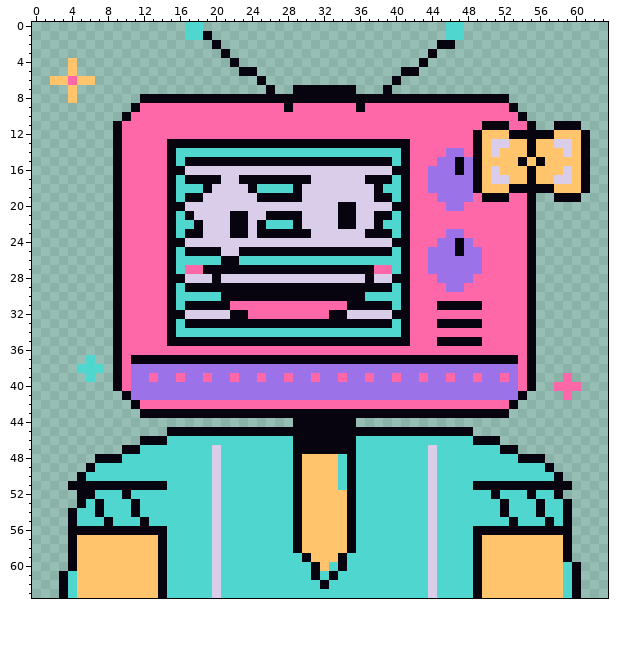
Pixel-art file, stored at art/cast/hypno/implement-bust-v2.aseprite. Above, as it was before the edit.
64x64 pixels, 1 frame.
New version:
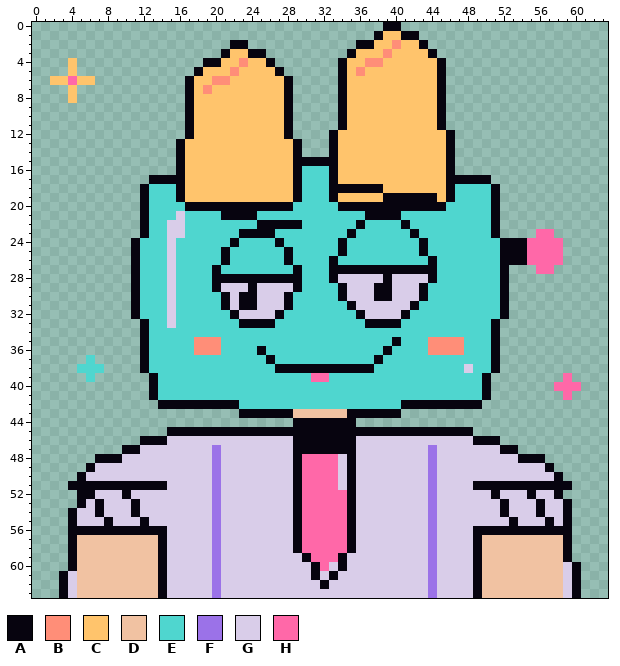
Palette (. is transparent): A #07040f  B #ff8e78  C #ffc46c  D #f1c2a2  E #4fd6cf  F #9b72e8  G #d9cde9  H #ff68a8
Difference:
layer "acc" removed
Changed rows in their new state; - is an unchanged pixel.
first column x 4:
 0 -------------..--------------------AA-----..--------------
 1 -------------...------------------ACCAA---..--------------
 2 ----------------.-AA------------AACCBCCA-..---------------
 3 ------------------CCAA---------ACCCBCCCC------------------
 4 ---------------AACCBCCA-------ACCBBCCCCCCA----------------
 5 --------------ACCCBCCCCA------ACBCCCCCCCCA----------------
 6 -------------ACCBBCCCCCCA-----ACCCCCCCCCCA----------------
 7 -------------ACBCCCCCCCCA.....-CCCCCCCCCCA----------------
 8 --------.....-CCCCCCCCCC-.....-CCCCCCCCCC-.......---------
 9 -------......ACCCCCCCCCC-.....ACCCCCCCCCCA........--------
10 ------.......ACCCCCCCCCCA.....ACCCCCCCCCCA.........-------
11 -----........ACCCCCCCCCCA.....ACCCCCCCCCCA..........--...-
12 -----........ACCCCCCCCCCA....ACCCCCCCCCCCCA...............
13 -----.......-CCCCCCCCCCCC-...-CCCCCCCCCCCCA...............
14 -----.......ACCCCCCCCCCCCA...ACCCCCCCCCCCCA...............
15 -----.......ACCCCCCCCCCCC-----CCCCCCCCCCCCA...............
16 -----.......-CCCCCCCCCCCCAEEEACCCCCCCCCCCCA...............
17 -----....AA-ACCCCCCCCCCCC-EEEACCCCCCCCCCCCAAA-A...........
18 -----...AEEEACCCCCCCCCCCC-EEEAAAAA-CCCCCCCAEEEEA..........
19 -----...AEEEACCCCCCCCCCCC-EEEACCCCC-A-AAACAEEEE-....--...-
20 -----...AEEEEAAAAAAAAAAAAEEEEE--AAAA--AAAAEEEEEA....------
21 -----...AEEEGEEEEA--AEEEEEEEEEEEEA--AEEEEEEEEEEA....------
22 -----...AEEGG-EEEEEEE-AAA-EEEEEEAEE---EEEEEEEEEA....------
23 -----...AEEGGEEEEEE-A--EEEEEEEEAEEEE-EAEEEEEEEEA....HH----
24 -----..AEEEGEEEEEEAEEEEAEEEEEEAEEEEEEEEAEEEEEEEEAAAHHHH---
25 -----..AEEEG-EEEEAEEEEEE-EEEEE-EEEEE-EEAEEEEEEEEAAAHHHH---
26 -----..AEEEG------E-----A----A-------EEEAEEEEEEEAAAHHHH---
27 -----..AEEEG-EEE-EEEEEEEE-EEE-----AAA-AAAEEEEEEEA...HH----
28 -----..AEEEGEEEE-AAAAAAAAAEEEA---G-AGGGGAEEEEEEEA...------
29 -----..AEEEG-EEE-GGG-GGGG-EEEE-GGG--GGGAEEEEEEEEA...------
30 -----..AEEEG------G--GGG-EEEEE-GGGAAGGGAEEEEEEEEA...------
31 -----..AEEEG-EEEE-GAAGGGAEEEEEE-GGGGGGAEEEEEEEEEA...------
32 -----..AEEEGEEEEEE-GGGGAEEEEEEEEA---G-EEEEEEEEEEA...------
33 -----...AEEG-EEEEEE----EEEEEEEEEE---AEEEEEEEEEEA....------
34 -----...AEEE-------------------------EEEEEEEEEEA....------
35 -----...AEEEEEBBBEEEEEEEEEEEEEEEEEEE-EEEBBBBEEEA....------
36 -----...AEEEEEBBBEEEEAEEEEEEEEEEEEEAEEEEBBBBEEEA....------
37 -----...-EEEEEEEEEEEEE-EEEEEEEEEEE-EEEEEEEEEEEE-....------
38 -----...AEEEEEEEEEEEEEEAAAAAAAAAAAEEEEEEEEEEGEEA....------
39 -----....AEEEEEEEEEEEEEEEEE-HEEEEEEEEEEEEEEEEEA.....------
40 -----....AEEEEEEEEEEEEEEEEEEEEEEEEEEEEEEEEEEEEA.....------
41 ------...AEEEEEEEEEEEEEEEEEEEEEEEEEEEEEEEEEEEEA....-------
42 -------...AAAAAAAAAEEEEEEEEEEEEEEEEEEAAAAAAAAA....--------
43 --------...........------DDDDDD------............---------
46 -----------GGGGGGGGGGGGGG-------GGGGGGGGGGGGG-------------
47 --------GGGGGGGGFGGGGGGGG-------GGGGGGGGFGGGGGGG----------
48 ------GGGGGGGGGGFGGGGGGGG-HHHHG-GGGGGGGGFGGGGGGGGG--------
49 ---GGGGGGGGGGGGGFGGGGGGGG-HHHHG-GGGGGGGGFGGGGGGGGGGGG-----
50 --GGGGGGGGGGGGGGFGGGGGGGG-HHHHG-GGGGGGGGFGGGGGGGGGGGGG----
51 -----------GGGGGFGGGGGGGG-HHHHG-GGGGGGGGFGGGG-------------
52 ---GGG-GGGGGGGGGFGGGGGGGG-HHHHH-GGGGGGGGFGGGGGG-GGG-GG----
53 --G-GGG-GGGGGGGGFGGGGGGGG-HHHHH-GGGGGGGGFGGGGGGG-GGG-GG---
54 -GG-GGG-GGGGGGGGFGGGGGGGG-HHHHH-GGGGGGGGFGGGGGGG-GGG-GG---
55 -GGG-GGG-GGGGGGGFGGGGGGGG-HHHHH-GGGGGGGGFGGGGGGGG-GGG-G---
56 -----------GGGGGFGGGGGGGG-HHHHH-GGGGGGGGFGGGG-------------
57 -DDDDDDDDD-GGGGGFGGGGGGGG-HHHHH-GGGGGGGGFGGGG-DDDDDDDDD---
58 -DDDDDDDDD-GGGGGFGGGGGGGG-HHHHH-GGGGGGGGFGGGG-DDDDDDDDD---
59 -DDDDDDDDD-GGGGGFGGGGGGGGG-HHH-GGGGGGGGGFGGGG-DDDDDDDDD---
60 -DDDDDDDDD-GGGGGFGGGGGGGGGG-HG-GGGGGGGGGFGGGG-DDDDDDDDDG--
61 GDDDDDDDDD-GGGGGFGGGGGGGGGG-G-GGGGGGGGGGFGGGG-DDDDDDDDDG--
62 GDDDDDDDDD-GGGGGFGGGGGGGGGGG-GGGGGGGGGGGFGGGG-DDDDDDDDDG--
63 GDDDDDDDDD-GGGGGFGGGGGGGGGGGGGGGGGGGGGGGFGGGG-DDDDDDDDDG--
Boxes around the changes in both pictures, in picture pixels (x1, y1, x2, y2):
changed: (68, 22, 590, 598)
